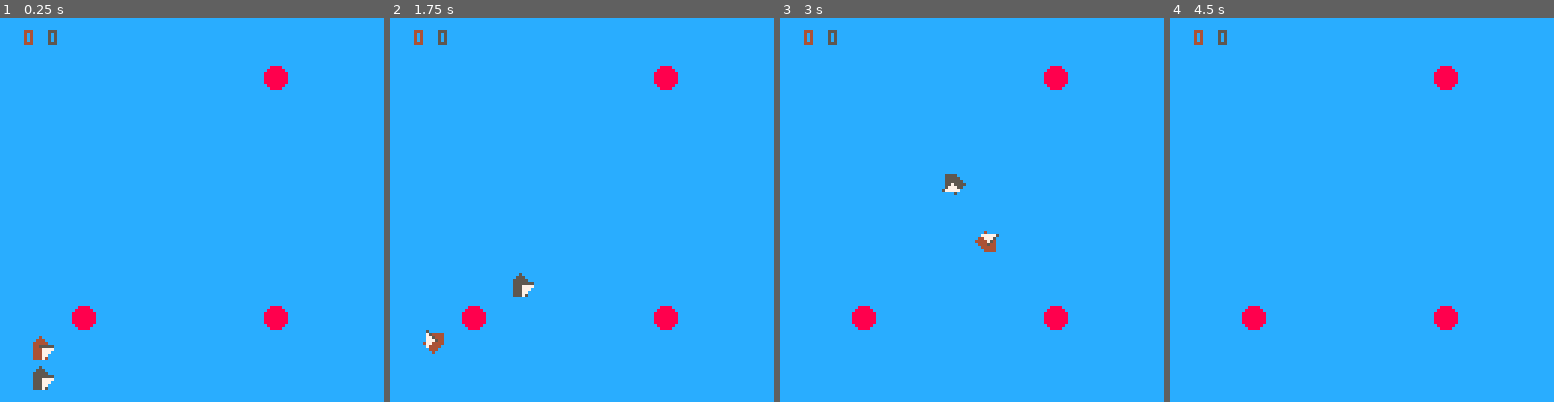
Above: before the commit, frames 1-4 (left to right).
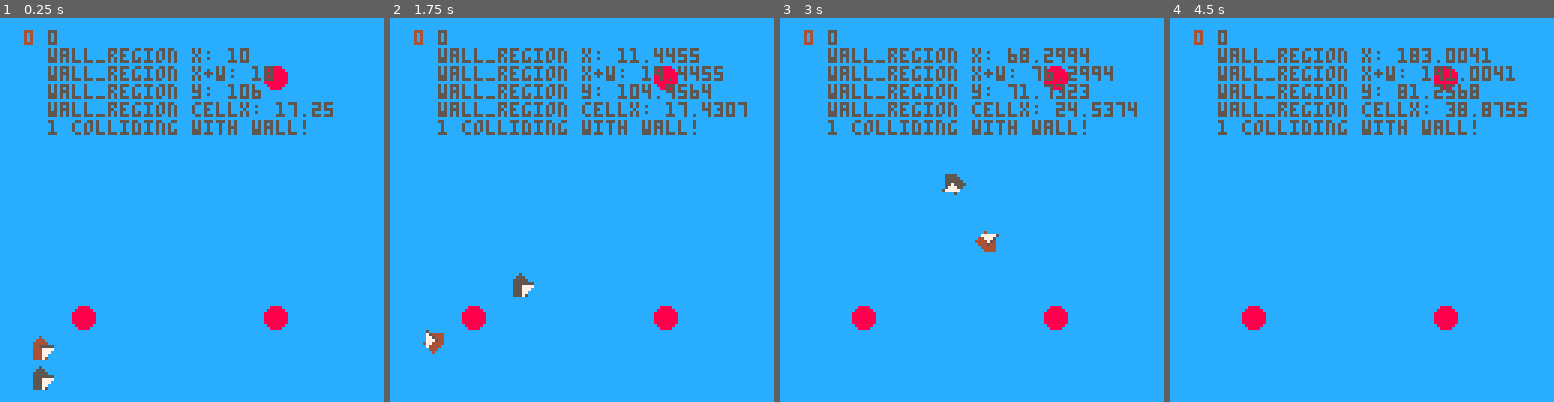
Above: after the commit, the same moments.

Repository: frojo/pico8
Game: PICO-8 cartridge carts/sail.p8
The game is run twice, just before and just after one commit, with the same random seed, the same clock (stepped at 60 frames per second) and the same inputs.
Inputs:
- Up to frame 1 (0.25 s): no input
- Up to frame 2 (1.75 s): tap X (X key) at 0.33, 1.07 s; tap O (Z key) at 0.7, 1.7 s; hold Right from 1.6 s (still down)
- Up to frame 3 (3 s): tap X (X key) at 1.85, 2.97 s; release Right at 2.1 s; tap O (Z key) at 2.1, 2.5, 2.9 s; hold Right from 2.47 s (still down)
- Up to frame 4 (4.5 s): release Right at 3.03 s; hold Left 3.08-3.58 s; tap O (Z key) at 3.3, 3.7, 4.1 s; hold Right from 4.02 s (still down); tap X (X key) at 4.08 s

The runs differ from the first frame. In frame 1, 4.7% of the frame differs, in the area x 12-87%, y 7-31%; in frame 2, 5.5%; in frame 3, 5.5%; in frame 4, 5.7%, in the area x 12-93%, y 7-31%.

Commit message:
collisions partly implemented (not working)

Diff:
--- a/carts/sail.p8
+++ b/carts/sail.p8
@@ -12,12 +12,15 @@
 	points_to_win = 3
 	gameover = false
 
+	-- collisions
+	walls_spr_flag = 0
+	walls_map_offset = 16
+
 	player1 = init_player(1)
 	player2 = init_player(2)
 
 	-- knobs for Boat Feel (TM)
 	wind_dir = "south"
-	overall_player_speed = 1
 	water_drag = .075
 	wind_force = water_drag * 1.5
 
@@ -41,6 +44,11 @@
 		print("(ctrl-r to restart)", 24, 72, winner.color)
 
 	end
+
+	-- debug
+	if in_wall_region(player1.x + player1.dx, player1.y, player1.w, player1.h) then
+		print(player1.num.." colliding with wall!")
+	end
 end
 
 function init_player(num)
@@ -81,8 +89,12 @@
 
 	-- implement players colliding into each other here
 
-	player.x += player.dx * overall_player_speed
-	player.y += player.dy * overall_player_speed
+	-- if in_wall_region(player.x + player.dx, player.y, player.w, player.h) then
+	-- 	printh(player.num.." colliding with wall!")
+	-- end
+
+	player.x += player.dx
+	player.y += player.dy
 end
 -- todo: use metatable to implement vectors and use those for velocity stuff
 -- so that we don't have to duplicate code everywhere?
@@ -151,6 +163,7 @@
 	-- check all the race things here and increment score if applicable
 
 	if in_race_region(player, race_region2_spr_flag) then
+	walls_map_offset = 16
 		if (player.hit_race_region0 and player.hit_race_region1) then
 			player.points += 1
 			player.hit_race_region0 = false
@@ -175,8 +188,35 @@
 	cellx = player.x / 8 + race_region_map_offset
 	celly = player.y / 8
 	return fget(mget(cellx, celly), race_region_spr_flag)
-
-end
+end
+
+-- check if rect given by args overlaps with a wall
+function in_wall_region(x, y, w, h)
+	print("wall_region x: "..x)
+	print("wall_region x+w: "..x+w)
+	print("wall_region y: "..y)
+	local cellx = x / 8 + walls_map_offset
+	print("wall_region cellx: "..cellx)
+
+	for i=x,x+w do
+		for i=y,y+h do
+			local cellx = x / 8 + walls_map_offset
+			local celly = y / 8 + walls_map_offset
+			if (fget(mget(cellx, celly, walls_spr_flag))) return true
+		end
+	end
+
+	return false
+	-- check if player sprite overlaps with a "wall" sprite
+	-- min_cellx = player.x / 8 + walls_map_offset
+	-- max_cellx = (player.x + 8) / 8 + walls_map_offset
+	-- return fget(mget(min_cellx, min_celly), walls_spr_flag) or
+	--        fget(mget(max_cellx, max_celly), walls_spr_flag)
+
+end
+
+
+
 
 __gfx__
 00000000000400000500000000000000000400000047444000004000000570000000000000000000000000000000000000000000000000000000000000000000
